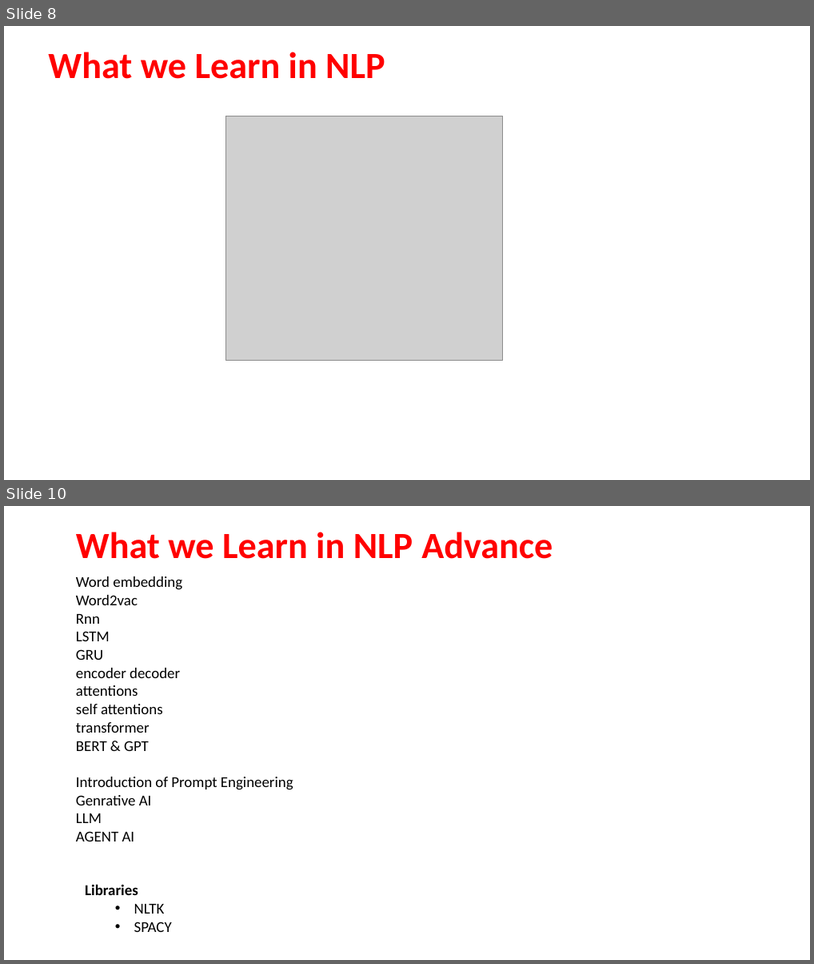
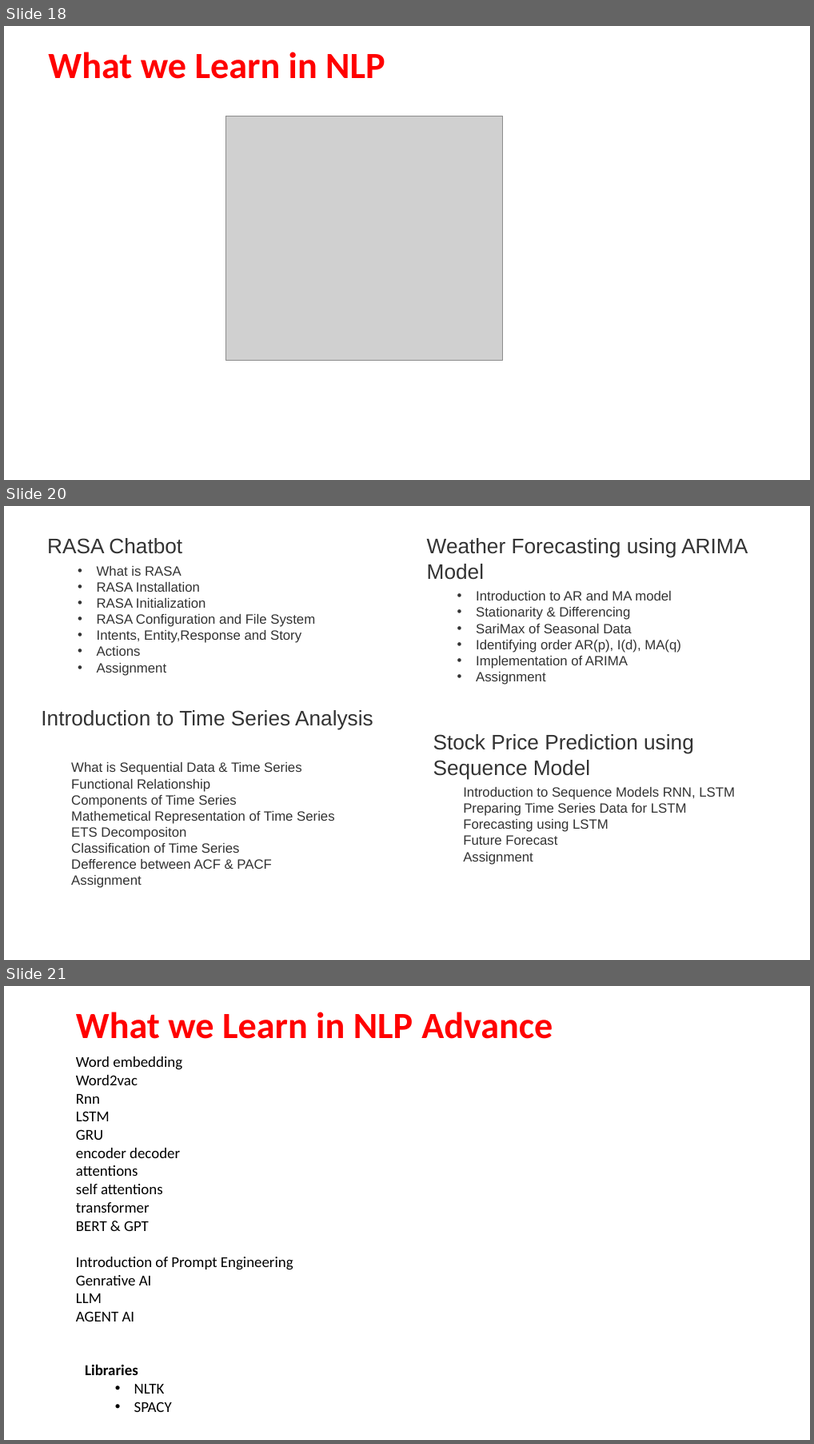
Before and after one commit to shahil04/ds_materials, a slide deck: 9.Deep_learning/class_10_Text_Nltk_Spacy.pptx. Shown one above the other, each under a label of ours: slides 8 and 10 before the commit, slides 18, 20 and 21 after it; the slides between them are not shown. The pictures are 814x964 and 814x1444 pixels, drawn with LibreOffice and Linux fonts; fonts in the diff are those of the drawing; grey boxes stand for pictures. Boxes give left, top, right and bottom in pixels: in the first picture for what was removed or moved away, otherwise in the second. Text is boxed around its words. In the diff, an @@ line names an element or a change of style, - is before the commit and + after.

```diff
--- a/9.Deep_learning/class_10_Text_Nltk_Spacy.pptx
+++ b/9.Deep_learning/class_10_Text_Nltk_Spacy.pptx
@@ slide 20 added at box(4, 506, 810, 960), background #FFFFFF @@
@@ text added at box(47, 538, 315, 676), 16 pt, text #333333 @@
+RASA Chatbot
+  • What is RASA
+  • RASA Installation
+  • RASA Initialization
+  • RASA Configuration and File System
+  • Intents, Entity,Response and Story
+  • Actions
+  • Assignment
@@ text added at box(427, 538, 748, 684), 16 pt, text #333333 @@
+Weather Forecasting using ARIMA Model
+  • Introduction to AR and MA model
+  • Stationarity & Differencing
+  • SariMax of Seasonal Data
+  • Identifying order AR(p), I(d), MA(q)
+  • Implementation of ARIMA
+  • Assignment
@@ text added at box(41, 710, 374, 888), 16 pt, text #333333 @@
+Introduction to Time Series Analysis
+  What is Sequential Data & Time Series
+  Functional Relationship
+  Components of Time Series
+  Mathemetical Representation of Time Series
+  ETS Decompositon
+  Classification of Time Series
+  Defference between ACF & PACF
+  Assignment
@@ text added at box(434, 734, 735, 864), 16 pt, text #333333 @@
+Stock Price Prediction using Sequence Model
+  Introduction to Sequence Models RNN, LSTM
+  Preparing Time Series Data for LSTM
+  Forecasting using LSTM
+  Future Forecast
+  Assignment
@@ what was slide 8 is now slide 18 @@
@@ what was slide 10 is now slide 21 @@
```
Also in this commit, not shown: 1 slide changed, 10 other slides added, 19 other files.
